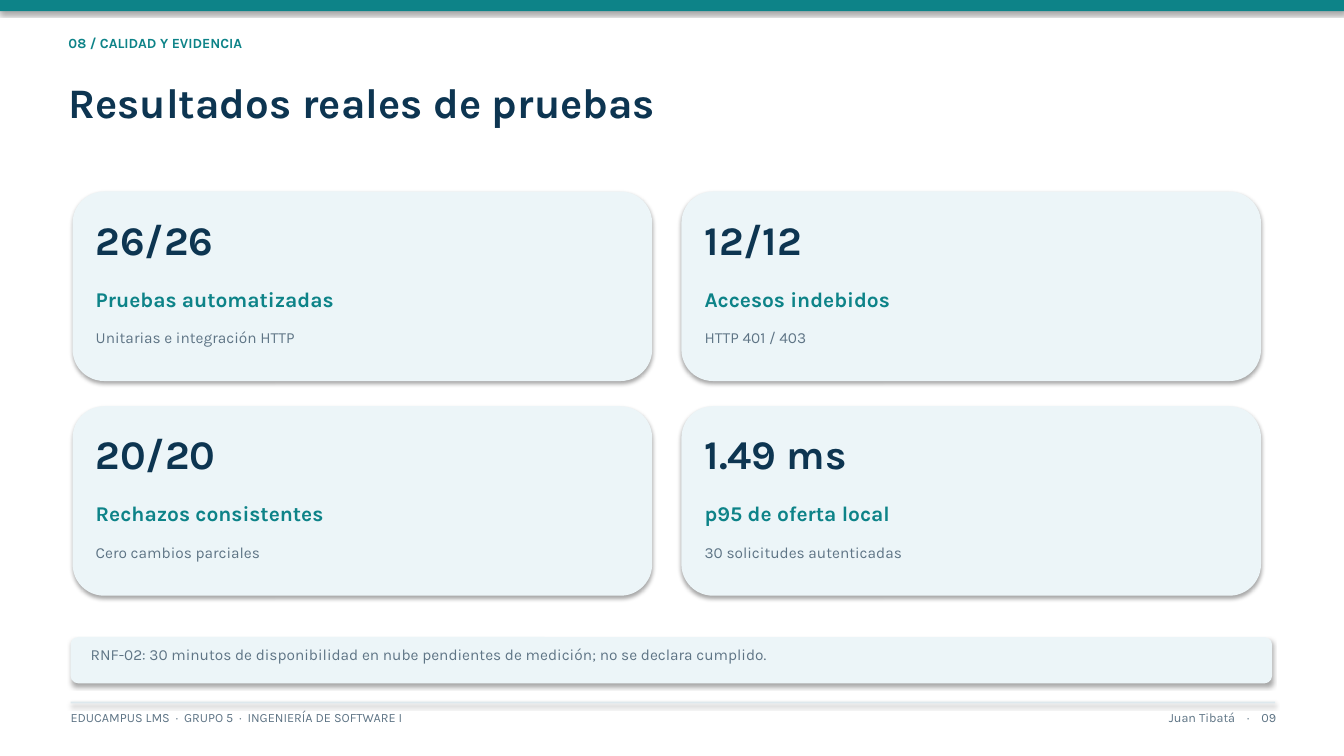
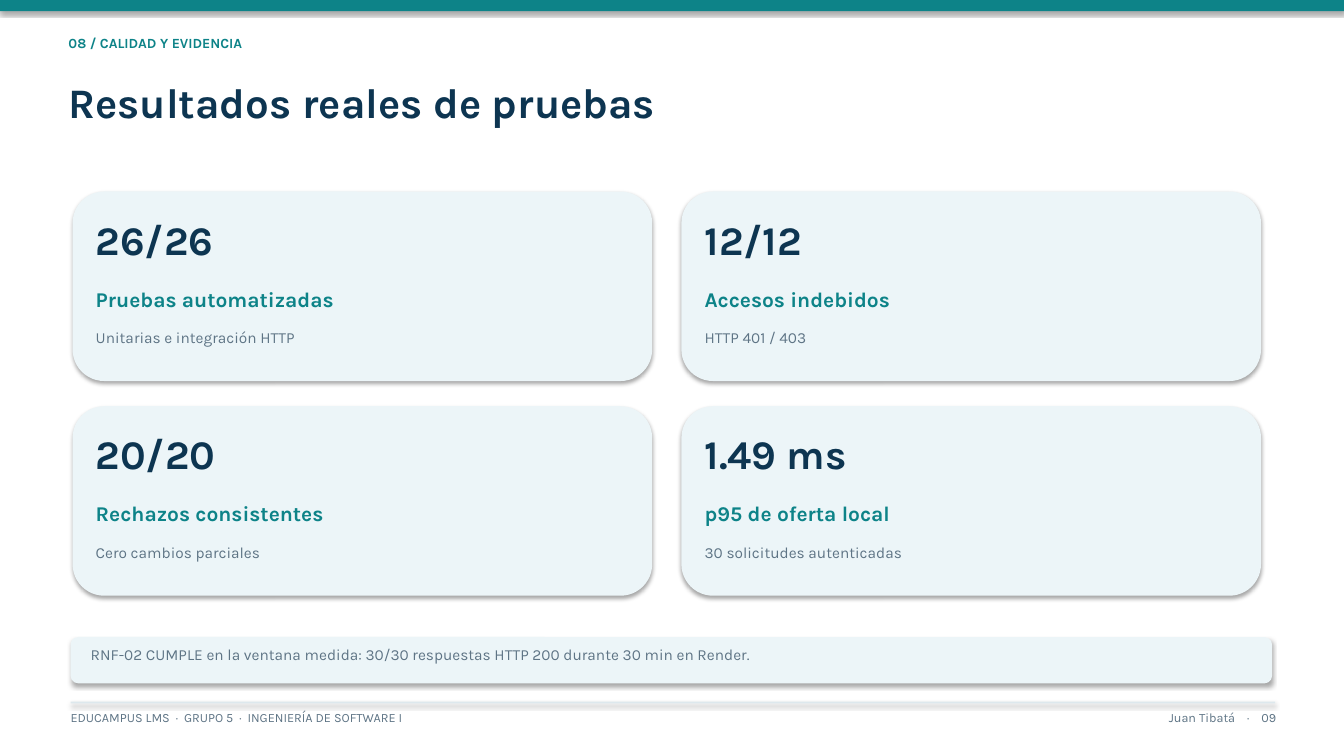
Before and after one commit to JuanjoRiano/educampus-lms, a slide deck: slide 9 of entregas/final/Presentacion_Final_EduCampus_Grupo5_2026-11-19.pptx. Drawn at 1344x756 pixels with LibreOffice and Linux fonts; fonts in the diff are those of the drawing. Boxes give left, top, right and bottom in pixels: in the first picture for what was removed or moved away, otherwise in the second. Text is boxed around its words. In the diff, an @@ line names an element or a change of style, - is before the commit and + after.

```diff
--- a/entregas/final/Presentacion_Final_EduCampus_Grupo5_2026-11-19.pptx
+++ b/entregas/final/Presentacion_Final_EduCampus_Grupo5_2026-11-19.pptx
@@ text at (91,649,749,664): text changed @@
-RNF-02: 30 minutos de disponibilidad en nube pendientes de medición; no se declara cumplido.
+RNF-02 CUMPLE en la ventana medida: 30/30 respuestas HTTP 200 durante 30 min en Render.
```
Also in this commit, not shown: 2 other slides changed, 1 slide added, 9 other files.
